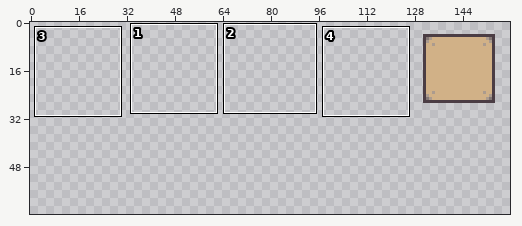
Two versions of one pixel-art file, assets/Test-ui-cube.aseprite. The first picture is a wide view before the edit; the outline marks the close-up.
Close-up. Old version:
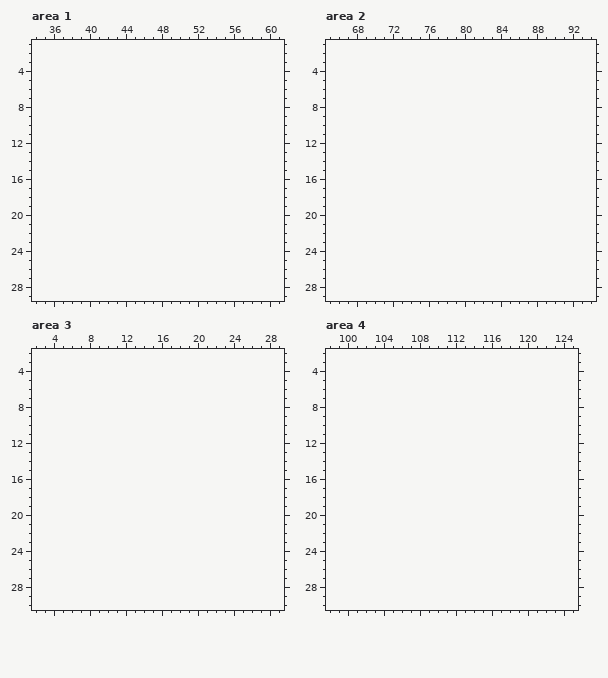
32x32 pixels, 1 frame. Shown: area 1: x 34..61, y 1..29; area 2: x 65..94, y 1..29; area 3: x 2..29, y 2..30; area 4: x 98..125, y 2..30. The old version is drawn lined up with the new one, on the new canvas. The commit also changed other parts of the picture, which this record leaves out.
And afterwards:
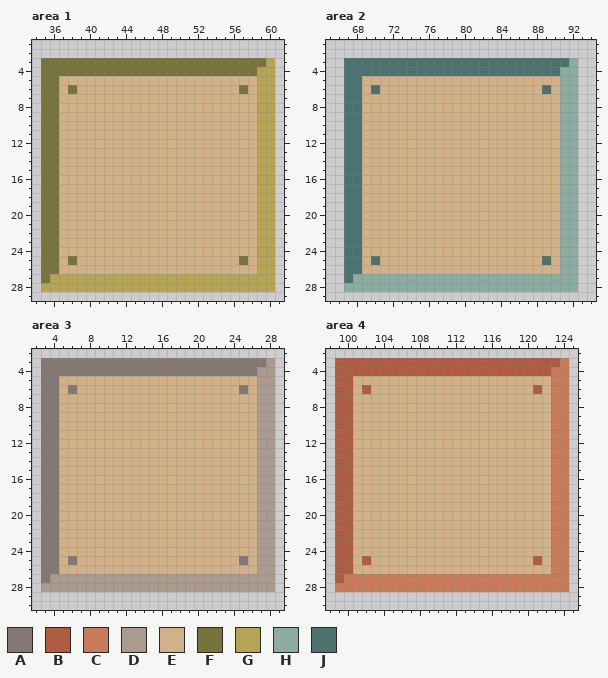
Palette (. is transparent): A #847875  B #ae5d40  C #c77b58  D #ab9b8e  E #d1b187  F #77743b  G #b3a555  H #8caba1  J #4b726e
The exact change:
canvas 32x32 -> 160x64, the old top-left corner now at 128,0
Area 1:
y 3: x 35..60 .......................... -> FFFFFFFFFFFFFFFFFFFFFFFFFG
y 4: x 35..60 .......................... -> FFFFFFFFFFFFFFFFFFFFFFFFGG
y 5: x 35..60 .......................... -> FFEEEEEEEEEEEEEEEEEEEEEEGG
y 6: x 35..60 .......................... -> FFEFEEEEEEEEEEEEEEEEEEFEGG
y 7..24: x 35..60 .......................... -> FFEEEEEEEEEEEEEEEEEEEEEEGG
y 25: x 35..60 .......................... -> FFEFEEEEEEEEEEEEEEEEEEFEGG
y 26: x 35..60 .......................... -> FFEEEEEEEEEEEEEEEEEEEEEEGG
y 27: x 35..60 .......................... -> FGGGGGGGGGGGGGGGGGGGGGGGGG
y 28: x 35..60 .......................... -> GGGGGGGGGGGGGGGGGGGGGGGGGG
Area 2:
y 3: x 67..92 .......................... -> JJJJJJJJJJJJJJJJJJJJJJJJJH
y 4: x 67..92 .......................... -> JJJJJJJJJJJJJJJJJJJJJJJJHH
y 5: x 67..92 .......................... -> JJEEEEEEEEEEEEEEEEEEEEEEHH
y 6: x 67..92 .......................... -> JJEJEEEEEEEEEEEEEEEEEEJEHH
y 7..24: x 67..92 .......................... -> JJEEEEEEEEEEEEEEEEEEEEEEHH
y 25: x 67..92 .......................... -> JJEJEEEEEEEEEEEEEEEEEEJEHH
y 26: x 67..92 .......................... -> JJEEEEEEEEEEEEEEEEEEEEEEHH
y 27: x 67..92 .......................... -> JHHHHHHHHHHHHHHHHHHHHHHHHH
y 28: x 67..92 .......................... -> HHHHHHHHHHHHHHHHHHHHHHHHHH
Area 3:
y 3: x 3..28 .......................... -> AAAAAAAAAAAAAAAAAAAAAAAAAD
y 4: x 3..28 .......................... -> AAAAAAAAAAAAAAAAAAAAAAAADD
y 5: x 3..28 .......................... -> AAEEEEEEEEEEEEEEEEEEEEEEDD
y 6: x 3..28 .......................... -> AAEAEEEEEEEEEEEEEEEEEEAEDD
y 7..24: x 3..28 .......................... -> AAEEEEEEEEEEEEEEEEEEEEEEDD
y 25: x 3..28 .......................... -> AAEAEEEEEEEEEEEEEEEEEEAEDD
y 26: x 3..28 .......................... -> AAEEEEEEEEEEEEEEEEEEEEEEDD
y 27: x 3..28 .......................... -> ADDDDDDDDDDDDDDDDDDDDDDDDD
y 28: x 3..28 .......................... -> DDDDDDDDDDDDDDDDDDDDDDDDDD
Area 4:
y 3: x 99..124 .......................... -> BBBBBBBBBBBBBBBBBBBBBBBBBC
y 4: x 99..124 .......................... -> BBBBBBBBBBBBBBBBBBBBBBBBCC
y 5: x 99..124 .......................... -> BBEEEEEEEEEEEEEEEEEEEEEECC
y 6: x 99..124 .......................... -> BBEBEEEEEEEEEEEEEEEEEEBECC
y 7..24: x 99..124 .......................... -> BBEEEEEEEEEEEEEEEEEEEEEECC
y 25: x 99..124 .......................... -> BBEBEEEEEEEEEEEEEEEEEEBECC
y 26: x 99..124 .......................... -> BBEEEEEEEEEEEEEEEEEEEEEECC
y 27: x 99..124 .......................... -> BCCCCCCCCCCCCCCCCCCCCCCCCC
y 28: x 99..124 .......................... -> CCCCCCCCCCCCCCCCCCCCCCCCCC
Pixel boxes of the changes (left, top, right, bottom) in both close-ups:
added: (41, 58, 275, 292)
added: (344, 58, 578, 292)
added: (41, 358, 275, 592)
added: (335, 358, 569, 592)
